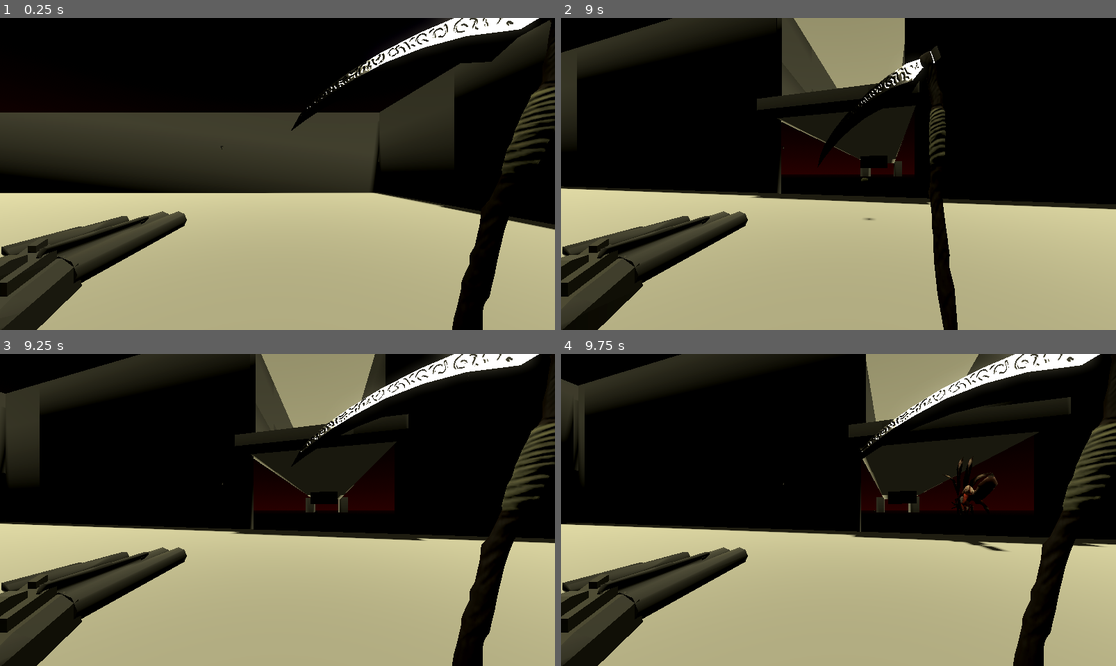
Above: before the commit, frames 1-4 (two rows, left to right).
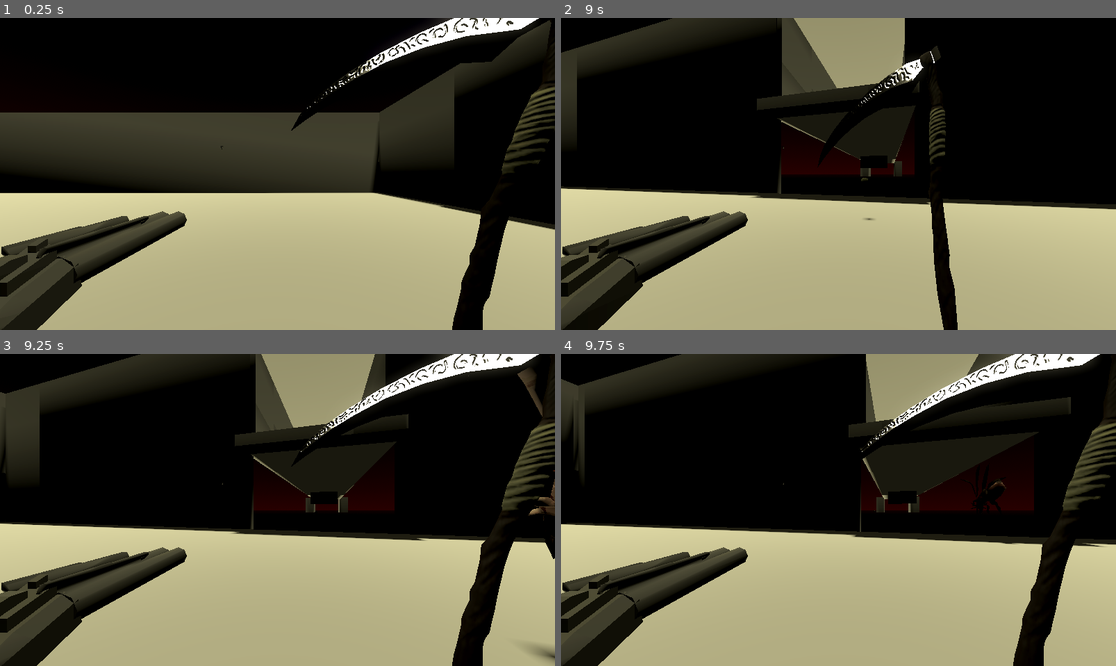
Above: after the commit, the same moments.

Repository: SeminixDev/pandora-boomer-shooter
Game: Godot game, scene res://World/world.tscn
Two runs of this game, one before a commit and one after it. Both use one fixed random seed, a clock stepped at 60 frames per second and the inputs below.
Inputs:
- Up to frame 1 (0.25 s): no input
- Up to frame 2 (9 s): hold S (down2) 0.53-1.28 s; hold Up (up1) 0.53-2.03 s; tap A (left2) at 1.35, 4.35, 7.35 s; hold D (right2) 2.03-2.78 s; hold Left (left1) 2.03-3.53 s; tap W (up2) at 2.85, 5.85, 8.85 s; hold Down (down1) 3.53-4.28 s; hold S (down2) 3.53-4.28 s; hold Right (right1) 4.28-5.03 s; hold Up (up1) 5.03-5.78 s; hold D (right2) 5.03-5.78 s; hold Right (right1) 5.78-8.03 s; hold S (down2) 6.53-7.28 s; hold Down (down1) 8.03-8.78 s; hold D (right2) 8.03-8.78 s; hold Left (left1) from 8.78 s (still down)
- Up to frame 3 (9.25 s): keep holding Left (left1)
- Up to frame 4 (9.75 s): release Left (left1) at 9.53 s; hold Up (up1) from 9.53 s (still down); hold S (down2) from 9.53 s (still down)

Frames 1-2 are identical in both runs. In frame 3, 0.7% of the frame differs, in the area x 93-100%, y 4-100%; in frame 4, 0.6%.

Commit message:
Decreased leap range

Diff:
--- a/Enemy/leaper_enemy.tscn
+++ b/Enemy/leaper_enemy.tscn
@@ -10,7 +10,7 @@
 
 [node name="Leaper" unique_id=2141865840 instance=ExtResource("1_jn4m6")]
 script = ExtResource("2_r0rui")
-leap_range = 30.0
+leap_range = 15.0
 leap_force = 20.0
 leap_damage = 25
 telegraph_duration = 0.7
